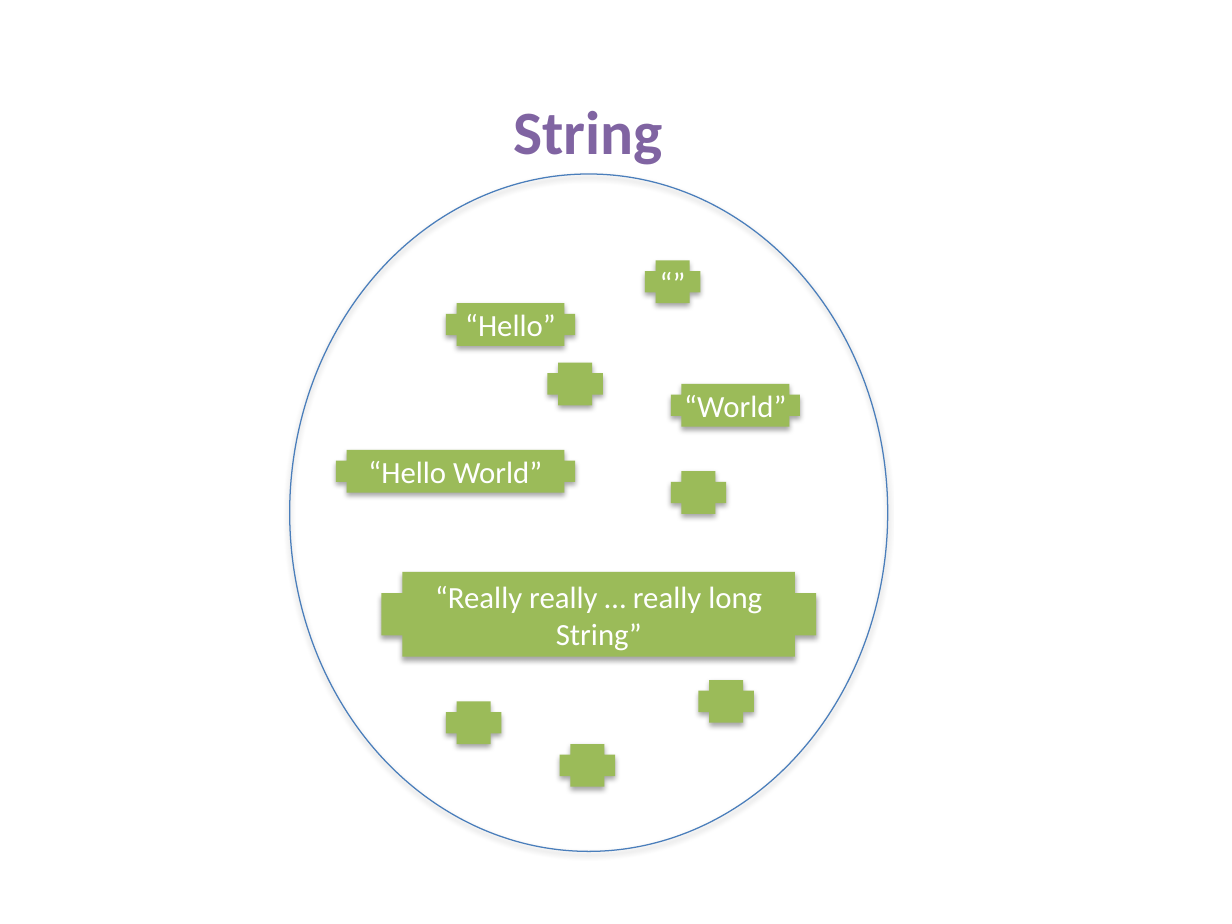
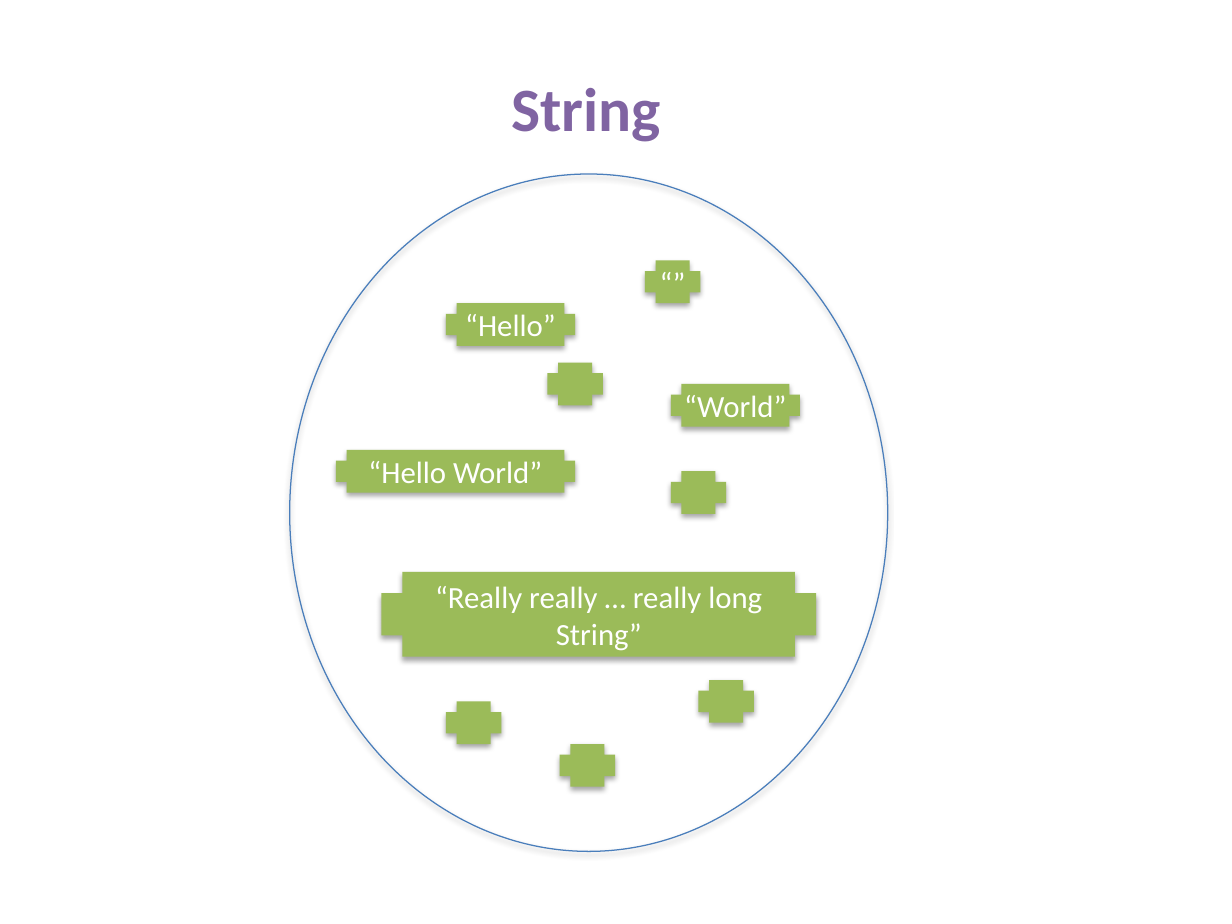
Before and after one commit to fp-tower/foundations, a slide deck: slide 2 of Diagrams.pptx. Drawn at 1232x924 pixels with LibreOffice and Linux fonts; fonts in the diff are those of the drawing. Boxes give left, top, right and bottom in pixels: in the first picture for what was removed or moved away, otherwise in the second. Text is boxed around its words. In the diff, an @@ line names an element or a change of style, - is before the commit and + after.

```diff
--- a/Diagrams.pptx
+++ b/Diagrams.pptx
@@ text "String": place and size @@
-text "String" at [514,111,664,165]
+text "String" at [511,88,661,142]
```
Also in this commit, not shown: 5 other slides changed, 3 slides added, 18 other files.
